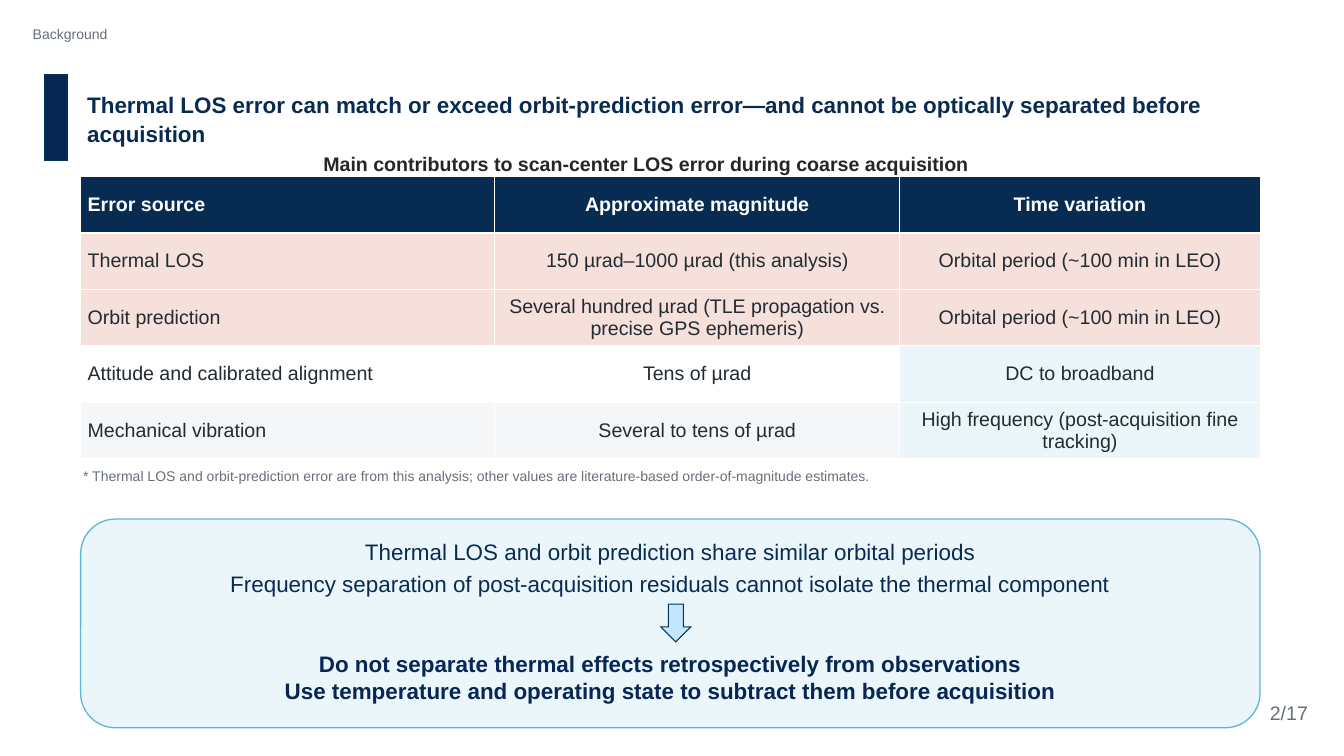
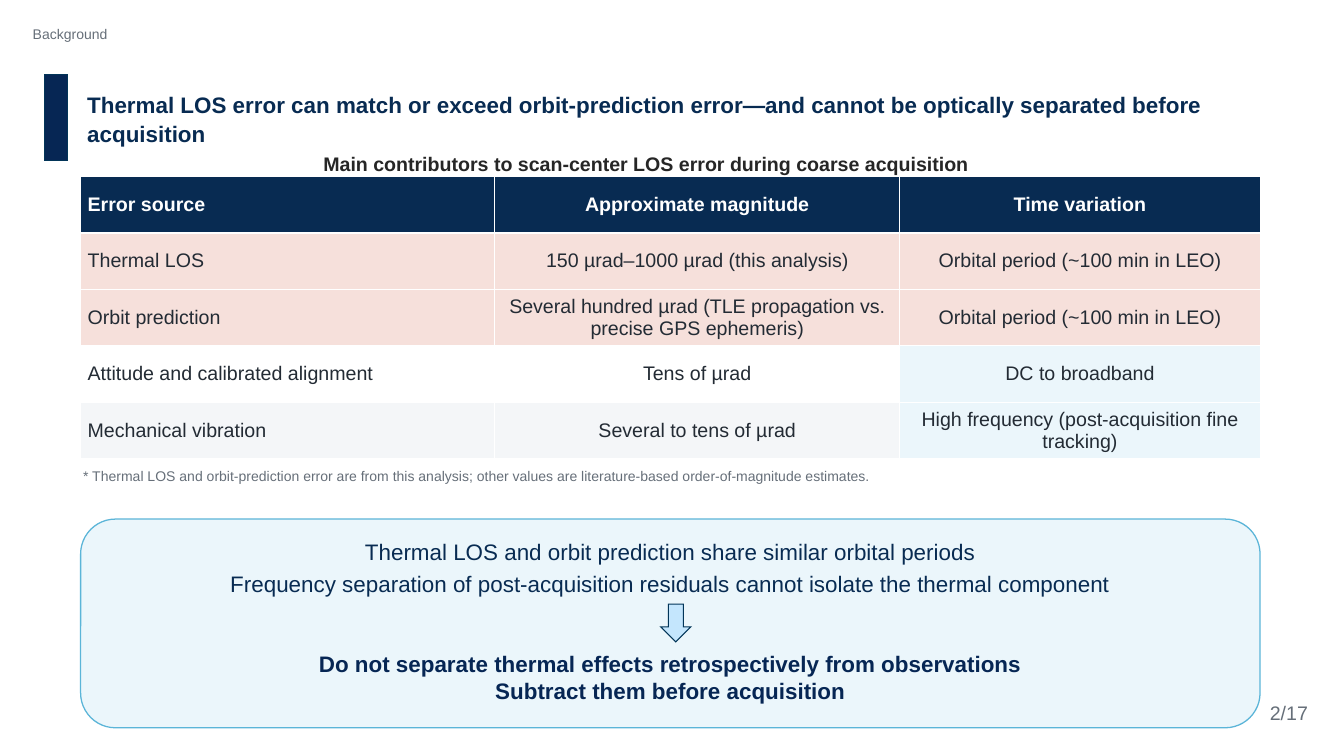
Before and after one commit to Hideki-1029/thermal-deformation-optcomm, a slide deck: slide 4 of papers/ICSO/slides/en_ICSO2026_slides_takamoto.pptx. Drawn at 1344x756 pixels with LibreOffice and Linux fonts; fonts in the diff are those of the drawing; background and template pictures are left out. Boxes give left, top, right and bottom in pixels: in the first picture for what was removed or moved away, otherwise in the second. Text is boxed around its words. In the diff, an @@ line names an element or a change of style, - is before the commit and + after.

```diff
--- a/papers/ICSO/slides/en_ICSO2026_slides_takamoto.pptx
+++ b/papers/ICSO/slides/en_ICSO2026_slides_takamoto.pptx
@@ text at (495, 682, 845, 704): text changed @@
-Use temperature and operating state to subtract them before acquisition
+Subtract them before acquisition
```
Also in this commit, not shown: 3 other slides changed, 24 slides removed, 2 other files.
